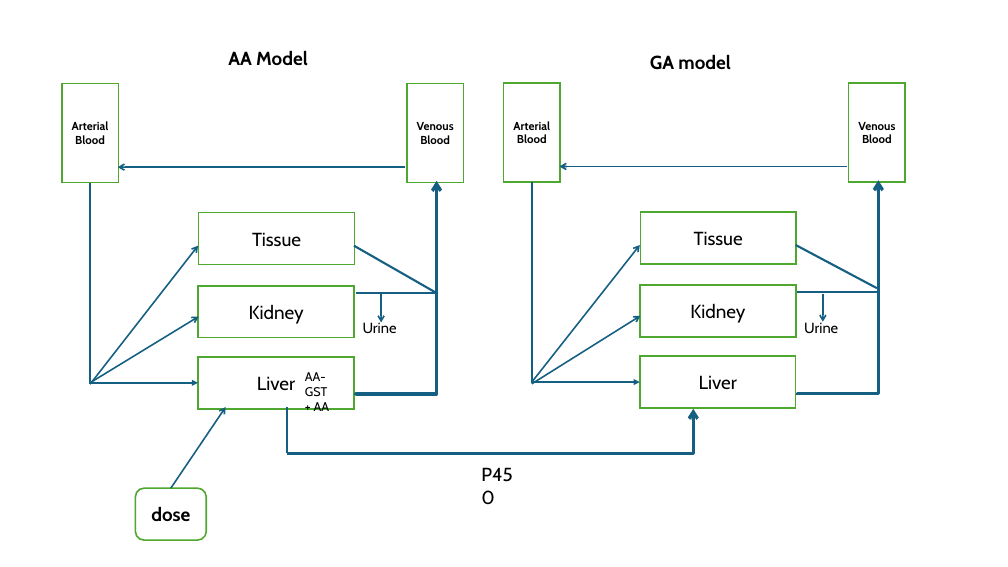
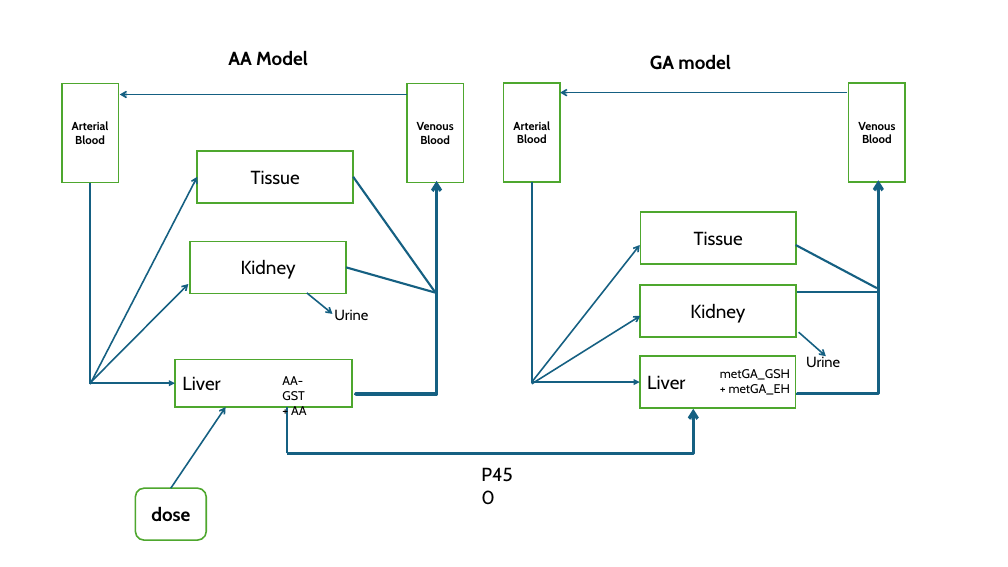
Before and after one commit to tienmt/pbpk_for_AA, a slide deck: slide 1 of tien plot model_TH150425.pptx. Drawn at 1008x567 pixels with LibreOffice and Linux fonts; fonts in the diff are those of the drawing. Boxes give left, top, right and bottom in pixels: in the first picture for what was removed or moved away, otherwise in the second. Text is boxed around its words. In the diff, an @@ line names an element or a change of style, - is before the commit and + after.

```diff
--- a/tien plot model_TH150425.pptx
+++ b/tien plot model_TH150425.pptx
@@ arrow moved from (405, 167) - (118, 167) to (407, 95) - (119, 95) @@
@@ arrow moved from (847, 166) - (560, 166) to (848, 93) - (560, 93) @@
@@ arrow moved from (90, 384) - (198, 246) to (90, 384) - (197, 177) @@
@@ rectangle "Tissue": place and size @@
-rectangle "Tissue" at box(199, 212, 355, 265)
+rectangle "Tissue" at box(197, 150, 353, 203)
@@ line moved from (354, 246) - (436, 293) to (353, 177) - (436, 293) @@
@@ elbow arrow moved from (90, 183) - (198, 383) to (90, 183) - (175, 383) @@
@@ rectangle "Kidney": place and size @@
-rectangle "Kidney" at box(198, 286, 354, 338)
+rectangle "Kidney" at box(191, 241, 346, 293)
@@ line moved from (355, 293) - (436, 293) to (346, 268) - (436, 293) @@
@@ arrow moved from (90, 383) - (199, 317) to (91, 382) - (188, 284) @@
@@ arrow moved from (381, 294) - (381, 323) to (307, 293) - (333, 314) @@
@@ text "Urine": place and size @@
-text "Urine" at box(363, 321, 397, 333)
+text "Urine" at box(334, 309, 368, 321)
@@ rectangle "Liver" at box(640, 356, 796, 408): alignment centre to left @@
@@ text "Urine": place and size @@
-text "Urine" at box(804, 320, 838, 333)
+text "Urine" at box(806, 354, 840, 367)
@@ arrow moved from (823, 293) - (823, 322) to (799, 332) - (826, 356) @@
@@ rectangle "Liver" at box(175, 360, 352, 408): alignment centre to left @@
@@ rectangle "Liver": place and size @@
-rectangle "Liver" at box(198, 357, 354, 409)
+rectangle "Liver" at box(175, 360, 352, 408)
@@ text "AA-GST": place and size @@
-text "AA-GST" at box(305, 372, 330, 411)
+text "AA-GST" at box(282, 376, 307, 415)
@@ text added at box(720, 369, 790, 395), 12 pt, text #000000 @@
+metGA_GSH
++ metGA_EH
```
